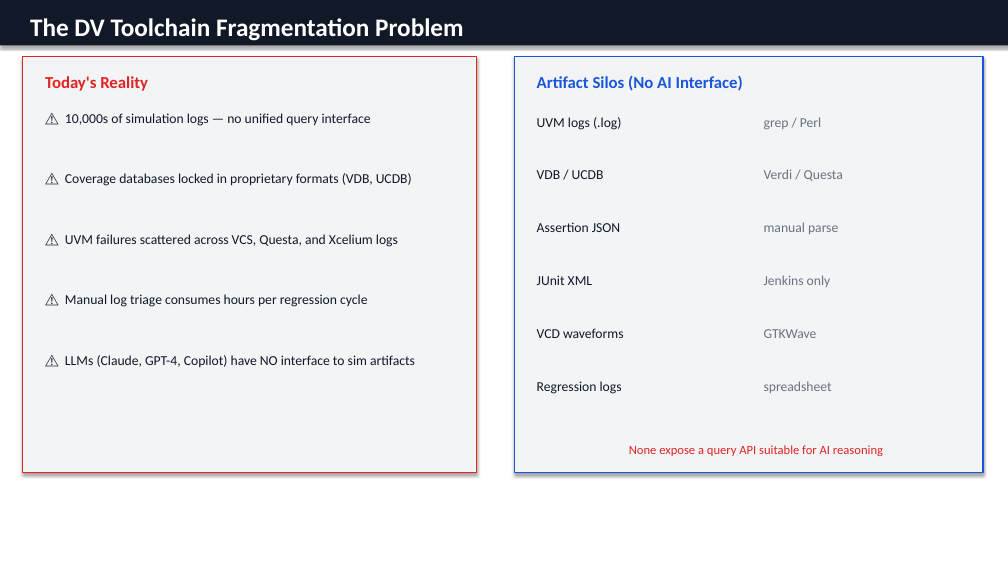
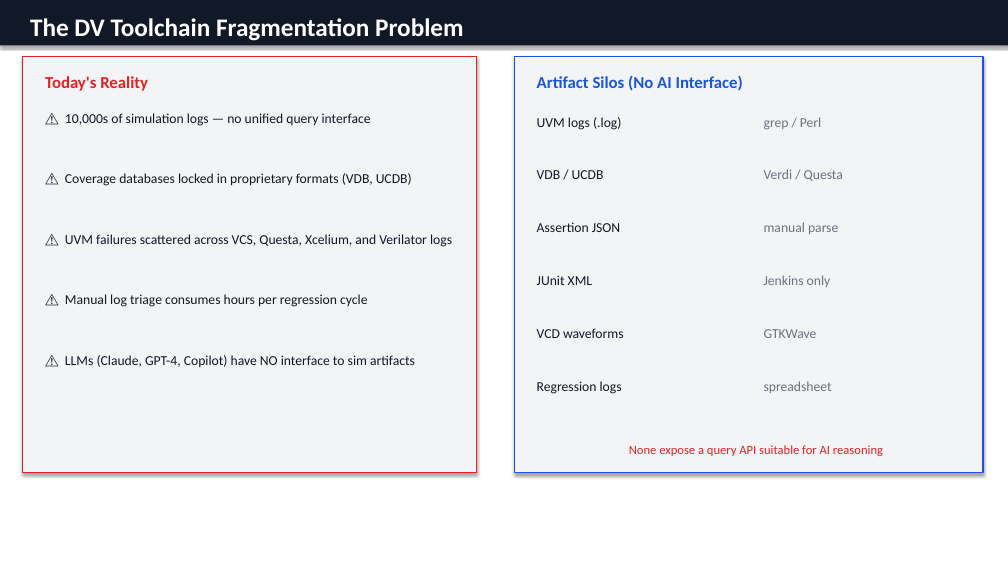
Before and after one commit to kiranreddi/sentinel-dv, a slide deck: slide 2 of conference/slides/sentinel_dv_dvcon2026.pptx. Drawn at 1008x567 pixels with LibreOffice and Linux fonts; fonts in the diff are those of the drawing. Boxes give left, top, right and bottom in pixels: in the first picture for what was removed or moved away, otherwise in the second. Text is boxed around its words. In the diff, an @@ line names an element or a change of style, - is before the commit and + after.

```diff
--- a/conference/slides/sentinel_dv_dvcon2026.pptx
+++ b/conference/slides/sentinel_dv_dvcon2026.pptx
@@ text at (65, 234, 452, 247): text changed @@
-⚠ UVM failures scattered across VCS, Questa, and Xcelium logs
+⚠ UVM failures scattered across VCS, Questa, Xcelium, and Verilator logs
```
Also in this commit, not shown: 4 other slides changed, 2 slides added, 16 other files.
